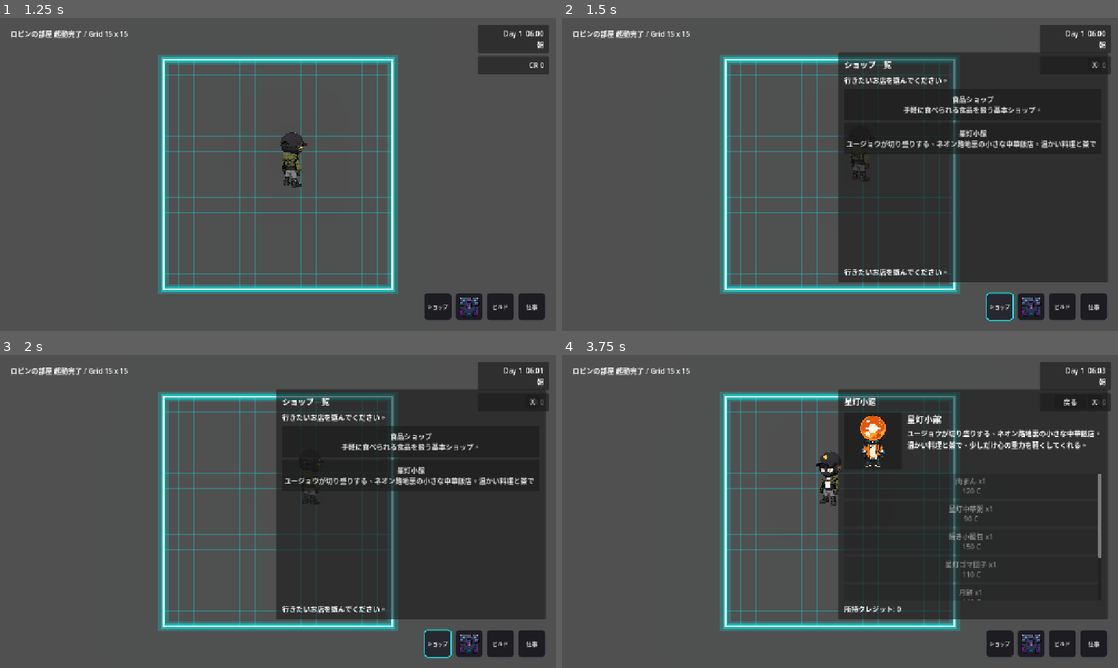
Above: before the commit, frames 1-4 (two rows, left to right).
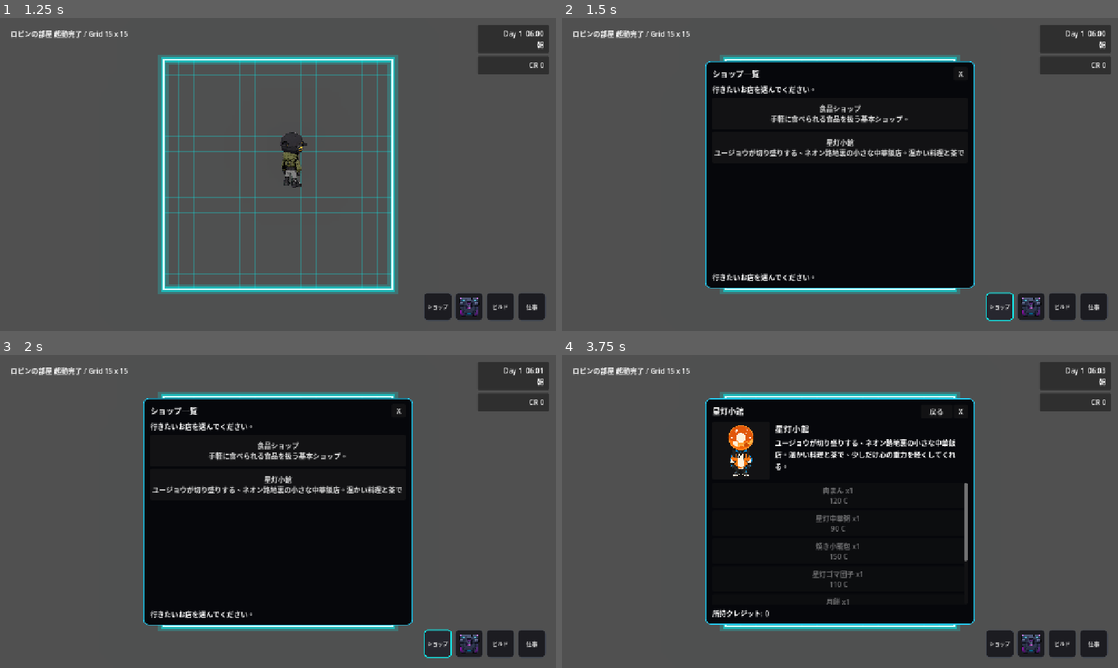
Above: after the commit, the same moments.

Repository: grimoire1089-coder/optimistic
Game: Godot game, scene res://Scenes/Boot/TitleScene.tscn
The game is run twice, just before and just after one commit, with the same random seed, the same clock (stepped at 60 frames per second) and the same inputs. Sound files missing from this copy of the repository are replaced by a short silence.
Inputs:
- Up to frame 1 (1.25 s): click "はじめる" at 0.5 s
- Up to frame 2 (1.5 s): click "ショップ" at 1.25 s
- Up to frame 3 (2 s): no input
- Up to frame 4 (3.75 s): click "食品ショップ 手軽に食べられる食品を扱う基本ショップ。" at 2 s; click "戻る" at 2.75 s; click "星灯小館 ユージョウが切り盛りする、ネオン路地裏の小さな中…" at 3.5 s

Frame 1 is identical in both runs. In frame 2, 49% of the frame differs, in the area x 25-98%, y 10-87%; in frame 3, 49%; in frame 4, 51%.

Commit message:
Center shop menu and make panel opaque

Diff:
--- a/Scenes/UI/Shop/ShopMenu.tscn
+++ b/Scenes/UI/Shop/ShopMenu.tscn
@@ -1,21 +1,34 @@
-[gd_scene load_steps=3 format=3]
+[gd_scene load_steps=4 format=3]
 
 [ext_resource type="Script" path="res://Scripts/UI/Shop/ShopMenu.gd" id="1_shop_menu"]
 [ext_resource type="Resource" path="res://Data/Shops/ShopDatabase.tres" id="2_shop_database"]
 
+[sub_resource type="StyleBoxFlat" id="StyleBoxFlat_shop_panel"]
+bg_color = Color(0.025, 0.03, 0.045, 1)
+border_width_left = 2
+border_width_top = 2
+border_width_right = 2
+border_width_bottom = 2
+border_color = Color(0.14, 0.8, 0.95, 1)
+corner_radius_top_left = 12
+corner_radius_top_right = 12
+corner_radius_bottom_right = 12
+corner_radius_bottom_left = 12
+
 [node name="ShopMenu" type="PanelContainer"]
 custom_minimum_size = Vector2(620, 520)
-anchors_preset = 3
-anchor_left = 1.0
-anchor_top = 1.0
-anchor_right = 1.0
-anchor_bottom = 1.0
-offset_left = -644.0
-offset_top = -640.0
-offset_right = -24.0
-offset_bottom = -112.0
-grow_horizontal = 0
-grow_vertical = 0
+anchors_preset = 8
+anchor_left = 0.5
+anchor_top = 0.5
+anchor_right = 0.5
+anchor_bottom = 0.5
+offset_left = -310.0
+offset_top = -260.0
+offset_right = 310.0
+offset_bottom = 260.0
+grow_horizontal = 2
+grow_vertical = 2
+theme_override_styles/panel = SubResource("StyleBoxFlat_shop_panel")
 script = ExtResource("1_shop_menu")
 shop_database = ExtResource("2_shop_database")
 
